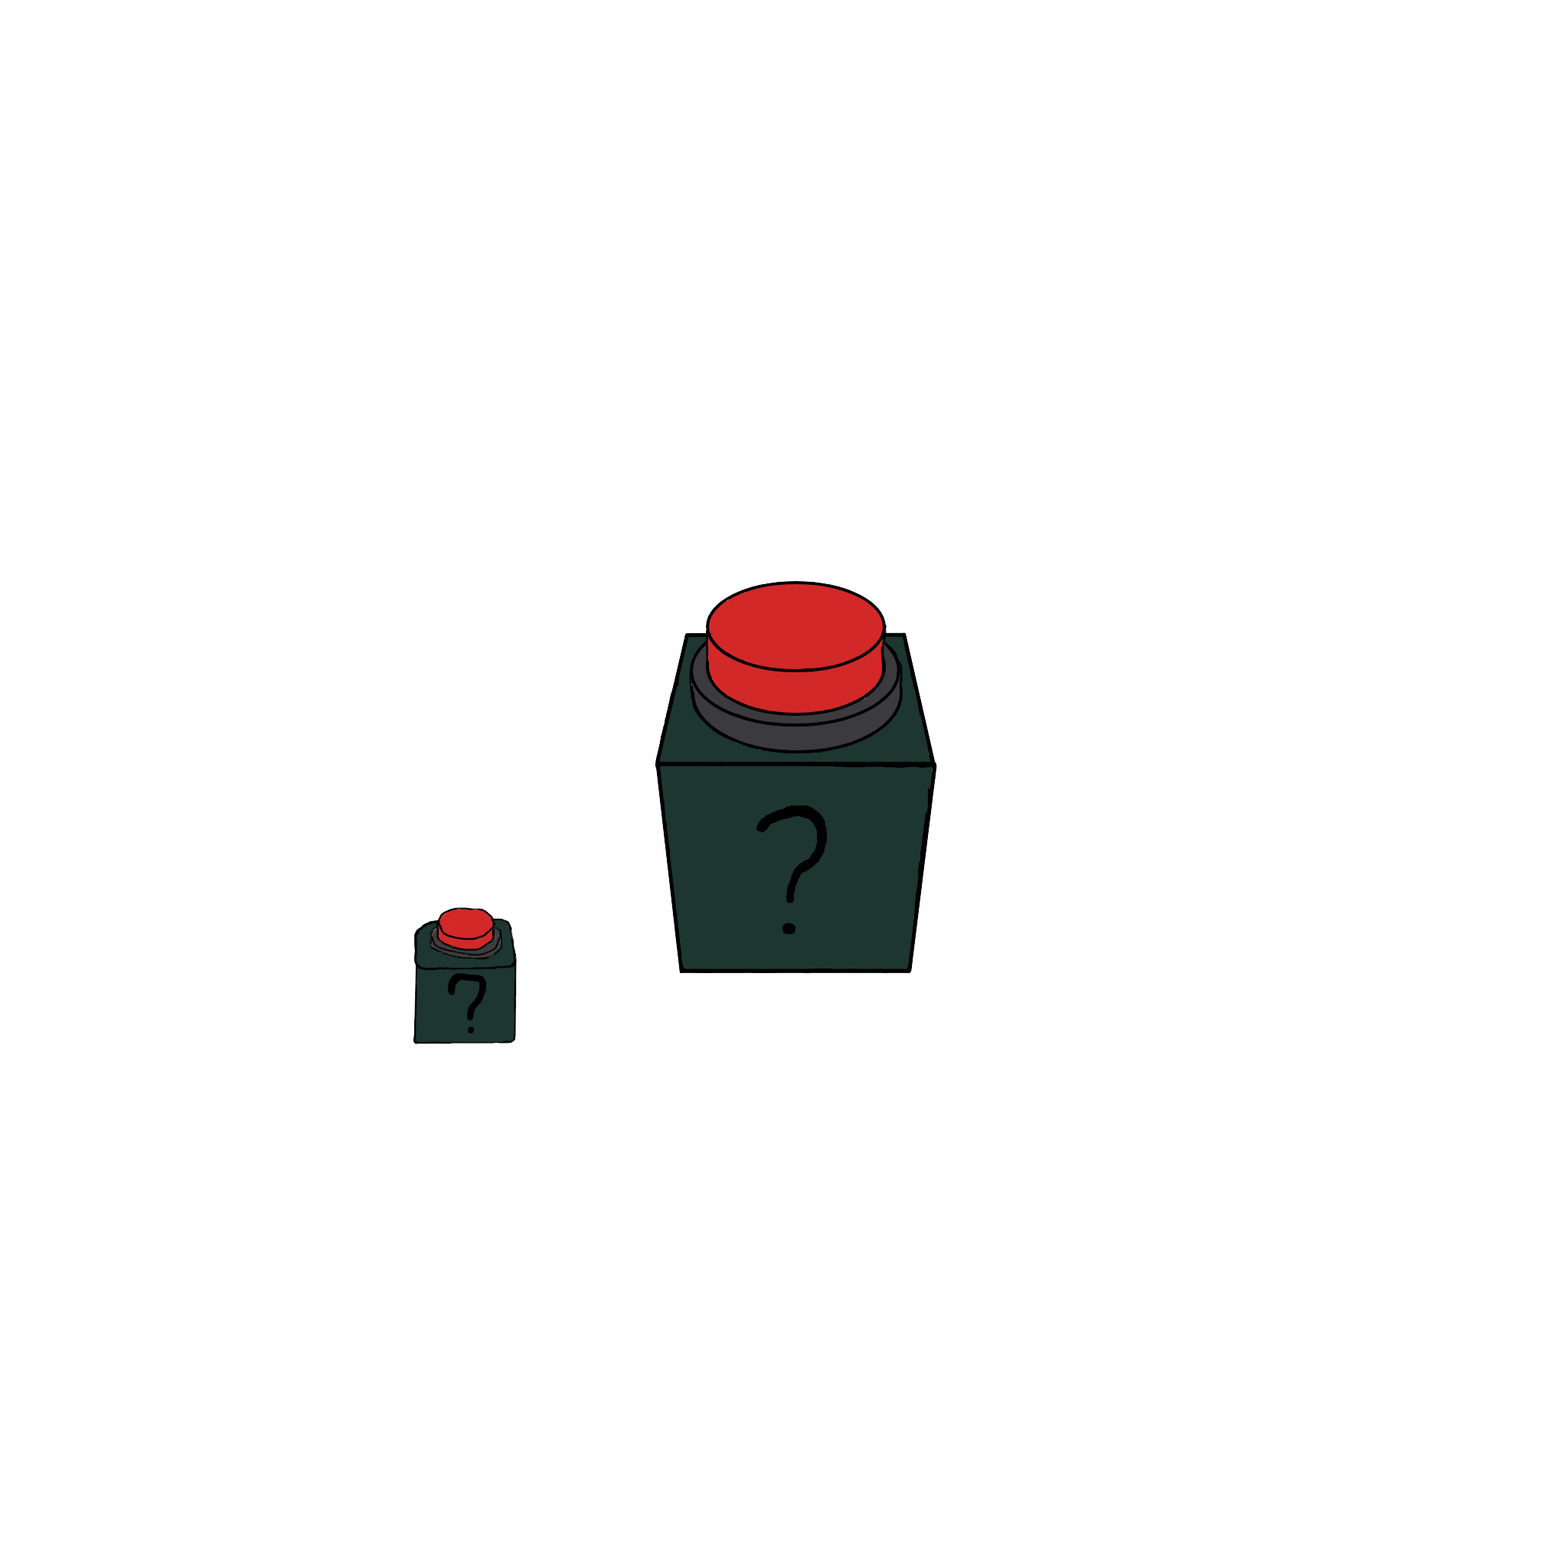
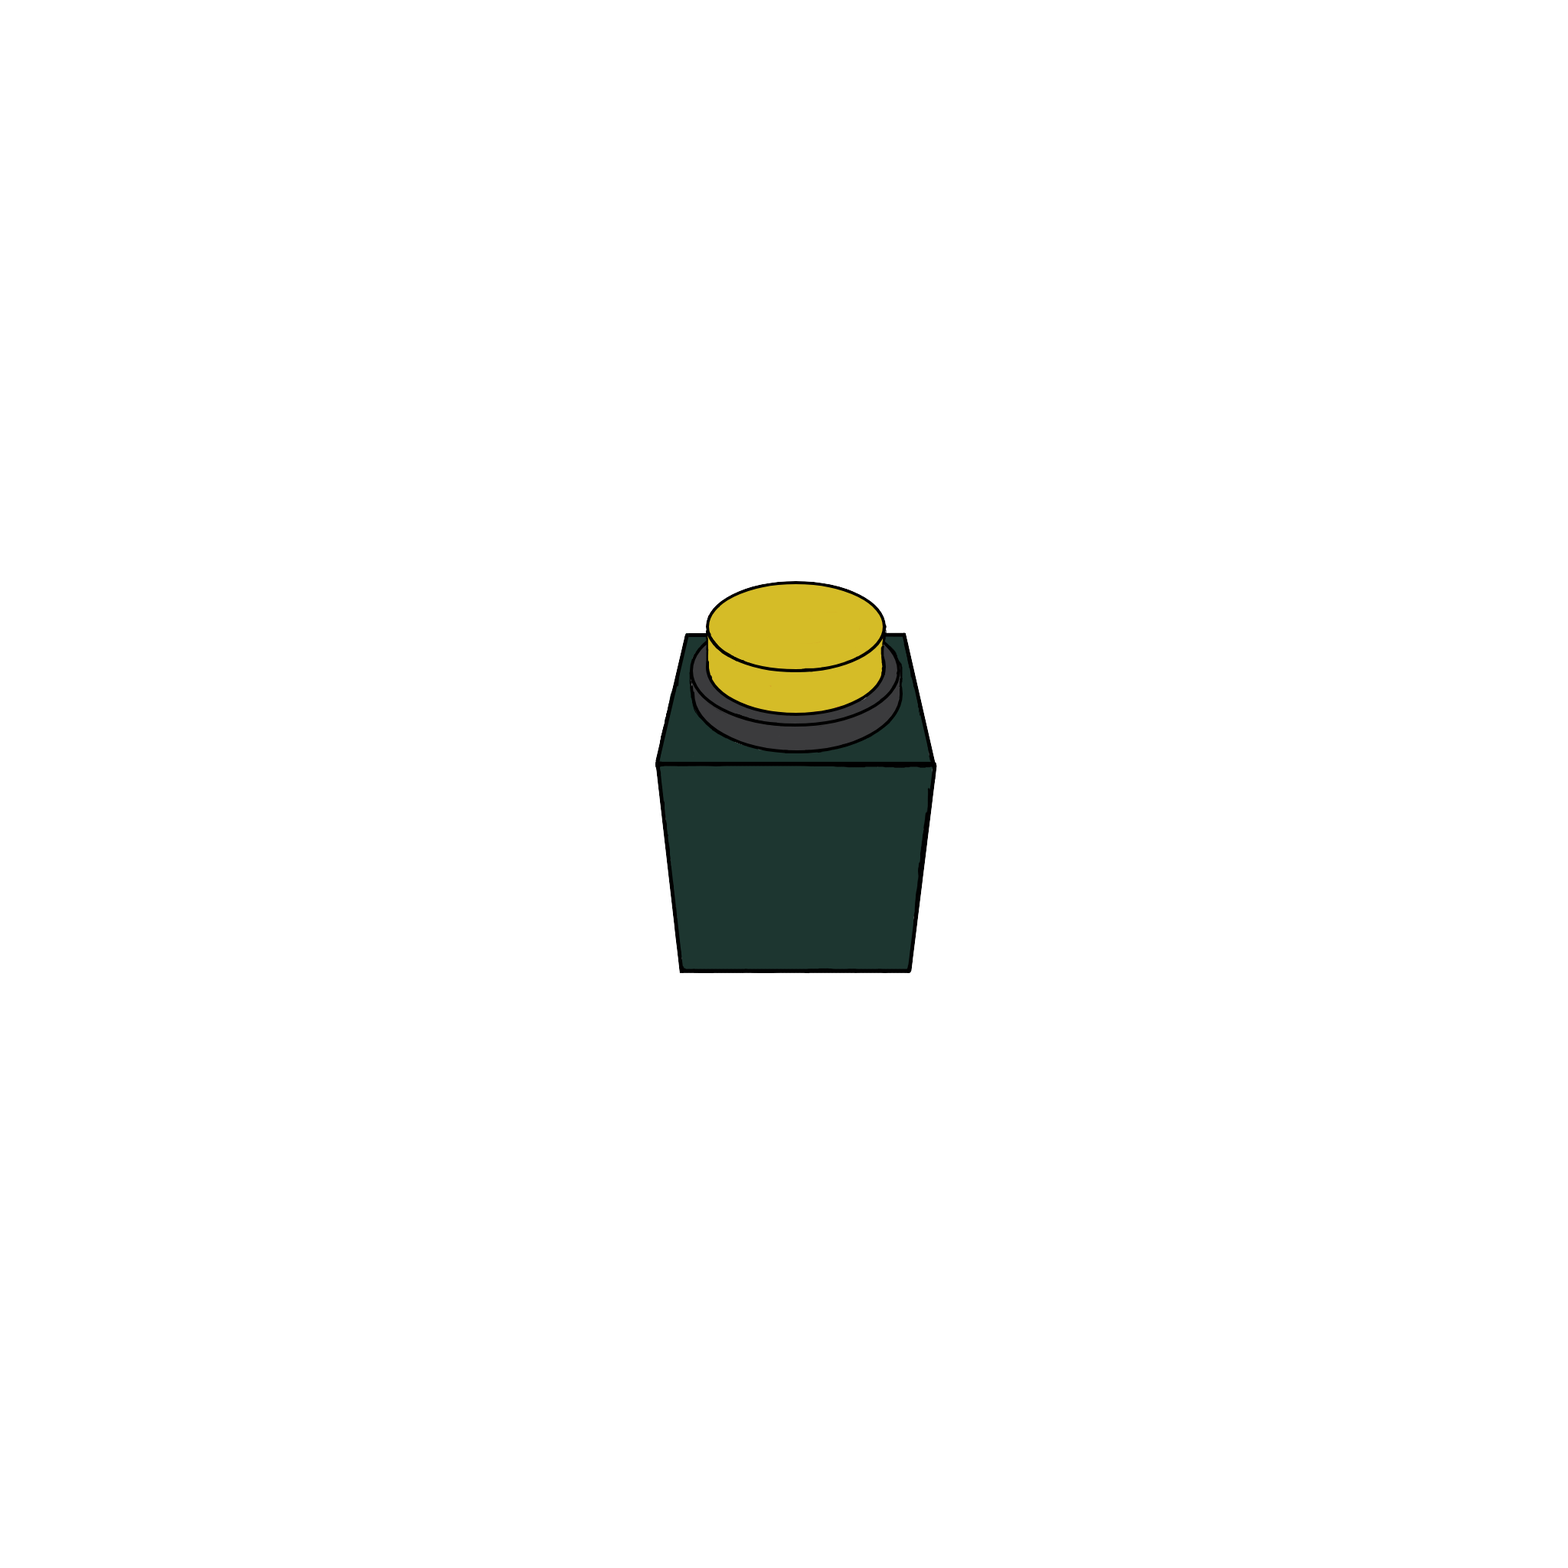
Layers edited between the first and the second w=1568, h=1568 image:
hid "Question Mark" over (755, 805, 828, 935)
added layer "Button Color Yellow" in group "Buttons" over (706, 584, 884, 713)
renamed "Button Color" to "Button Color Red", hid it over (706, 584, 884, 713)
hid "T_HelpButton" over (413, 907, 517, 1045)